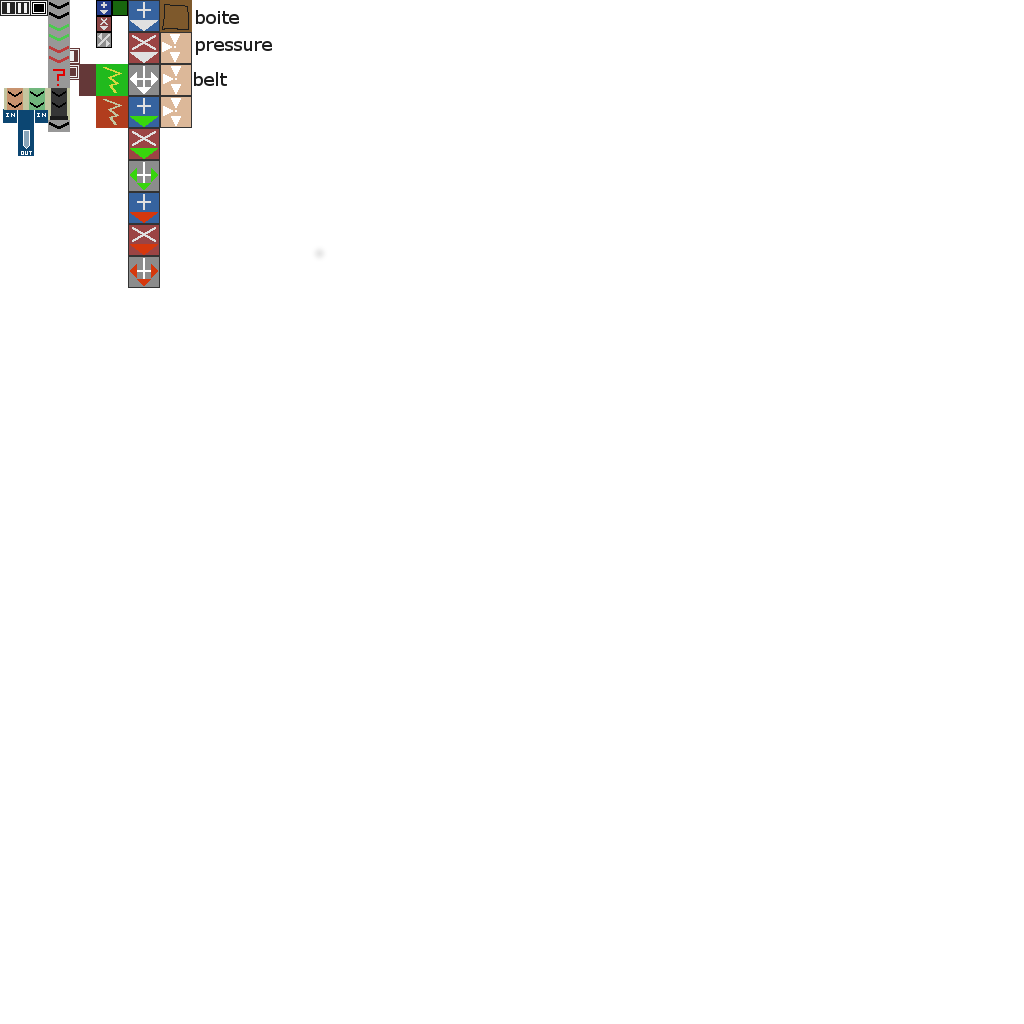
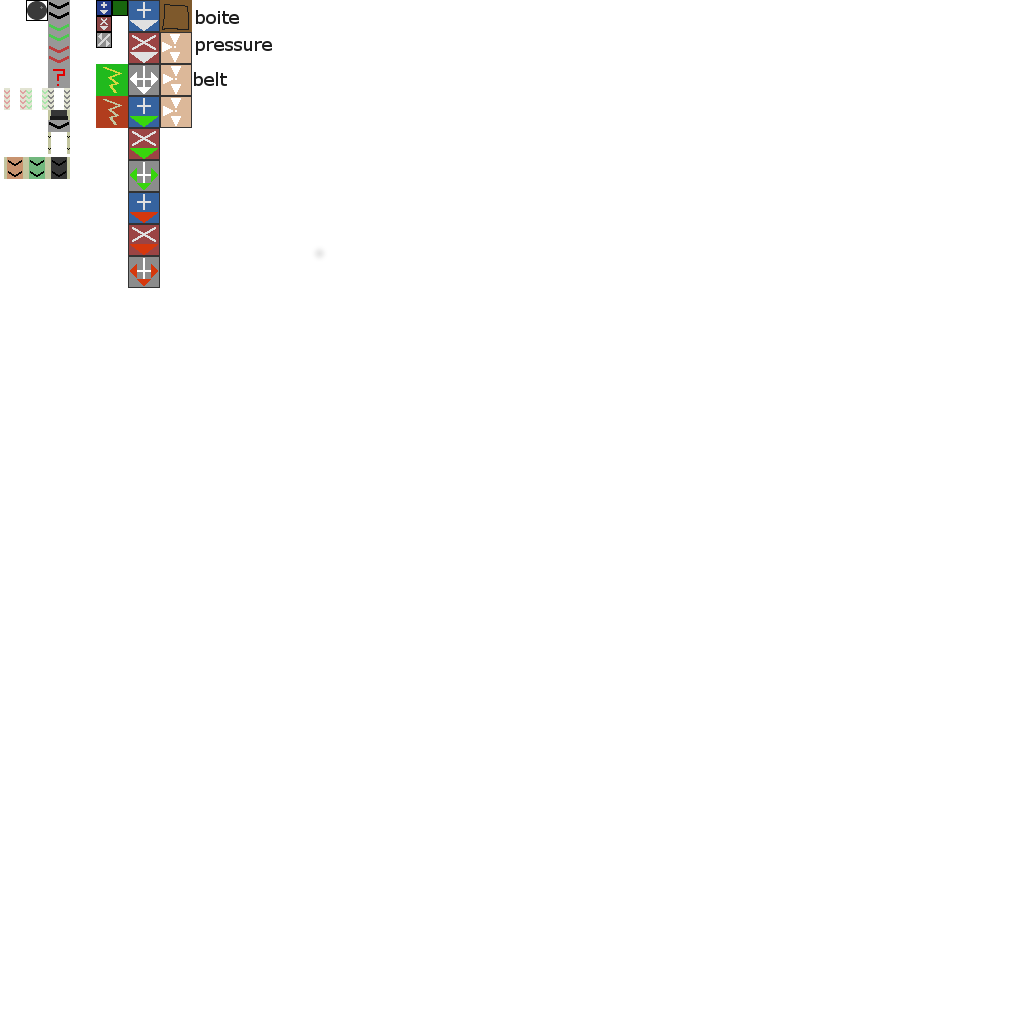
Two versions of the same layered image (1024px x 1024px). Layer-by-layer changes:
painted on "Pasted Layer #7" over (26, 0, 66, 98)
added layer "diodes" above "belt" over (26, 0, 48, 21)
added layer "semibigger" (48%) above "semiinvisible" over (4, 88, 70, 110)
painted on "Big wires" over (4, 88, 70, 179)
hid "error" over (49, 88, 63, 94)
hid "Pasted Layer #6" over (70, 65, 79, 79)
hid "Pasted Layer #4" over (3, 108, 50, 156)
hid "Layer #9" over (70, 49, 79, 79)
hid "Layer #7" over (0, 0, 96, 96)
